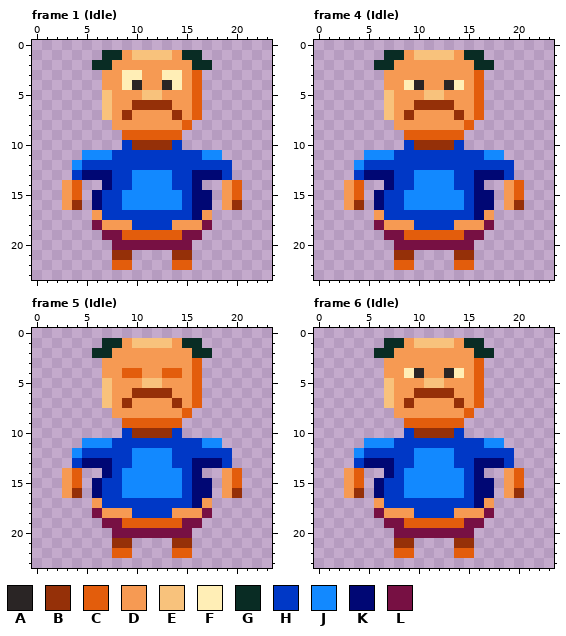
One commit to this pixel-art file: assets/images/sink_fat_man.aseprite. That is the earlier state.
24x24 pixels, 50 frames. Shown: frame 1 (Idle), frame 4 (Idle), frame 5 (Idle), frame 6 (Idle). The commit also changed other frames, which this record leaves out.
Visible layers, top first: "Layer 1", "Clothes", "Body".
Palette (. is transparent): A #2a2525  B #953008  C #e35d0c  D #f69a53  E #f8c27c  F #ffeeb6  G #092c24  H #0038c6  J #1289ff  K #000774  L #771043
Pixels before, frame 1 (Idle), first column x 3:
 1 ....GGDEEEEDGG....
 2 ...GGDDDDDDDDGG...
 3 ....DDFFDDFFDC....
 4 ....DDFADDAFDC....
 5 ....EDDDEEDDDC....
 6 ....EDDBBBBDDC....
 7 ....EDBDDDDBDC....
 8 .....DDDDDDDC.....
 9 ......CCCCCC......
10 ......HBBBBH......
11 ..JJJHHHHHHHHHJJ..
12 .JHHHHHHHHHHHHHHH.
13 .HKKKHHJJJJHHKKKH.
14 DC..KHHJJJJHHK..DC
15 DC.KHHJJJJJJHKK.DC
16 DB.KHHJJJJJJHKK.DB
17 ...DHHHHHHHHHKD...
18 ...LDDDHHHHDDDL...
19 ....LLCCCCCCLL....
20 .....LLLLLLLL.....
21 .....BB....BB.....
22 .....CC....CC.....
Pixels before, frame 4 (Idle), first column x 3:
 1 ....GGDEEEEDGG....
 2 ...GGDDDDDDDDGG...
 3 ....DDDDDDDDDC....
 4 ....DDFADDAFDC....
 5 ....EDDDEEDDDC....
 6 ....EDDBBBBDDC....
 7 ....EDBDDDDBDC....
 8 .....DDDDDDDC.....
 9 ......CCCCCC......
10 ......HBBBBH......
11 ..JJJHHHHHHHHHJJ..
12 .JHHHHHHHHHHHHHHH.
13 .HKKKHHJJJJHHKKKH.
14 DC..KHHJJJJHHK..DC
15 DC.KHHJJJJJJHKK.DC
16 DB.KHHJJJJJJHKK.DB
17 ...DHHHHHHHHHKD...
18 ...LDDDHHHHDDDL...
19 ....LLCCCCCCLL....
20 .....LLLLLLLL.....
21 .....BB....BB.....
22 .....CC....CC.....
Pixels before, frame 5 (Idle), first column x 3:
 1 ....GGDEEEEDGG....
 2 ...GGDDDDDDDDGG...
 3 ....DDDDDDDDDC....
 4 ....DDCCDDCCDC....
 5 ....EDDDEEDDDC....
 6 ....EDDBBBBDDC....
 7 ....EDBDDDDBDC....
 8 .....DDDDDDDC.....
 9 ......CCCCCC......
10 ......HBBBBH......
11 ..JJJHHHHHHHHHJJ..
12 .JHHHHHJJJJHHHHHH.
13 .HKKKHHJJJJHHKKKH.
14 DC..KHJJJJJJHK..DC
15 DC.KHHJJJJJJHKK.DC
16 DB.KHHJJJJJJHKK.DB
17 ...DHHHHHHHHHKD...
18 ...LDDDHHHHDDDL...
19 ....LLCCCCCCLL....
20 .....LLLLLLLL.....
21 .....BB....BB.....
22 .....CC....CC.....
Pixels before, frame 6 (Idle), first column x 3:
 1 ....GGDEEEEDGG....
 2 ...GGDDDDDDDDGG...
 3 ....DDDDDDDDDC....
 4 ....DDFADDAFDC....
 5 ....EDDDEEDDDC....
 6 ....EDDBBBBDDC....
 7 ....EDBDDDDBDC....
 8 .....DDDDDDDC.....
 9 ......CCCCCC......
10 ......HBBBBH......
11 ..JJJHHHHHHHHHJJ..
12 .JHHHHHJJJJHHHHHH.
13 .HKKKHHJJJJHHKKKH.
14 DC..KHJJJJJJHK..DC
15 DC.KHHJJJJJJHKK.DC
16 DB.KHHJJJJJJHKK.DB
17 ...DHHHHHHHHHKD...
18 ...LDDDHHHHDDDL...
19 ....LLCCCCCCLL....
20 .....LLLLLLLL.....
21 .....BB....BB.....
22 .....CC....CC.....
The result:
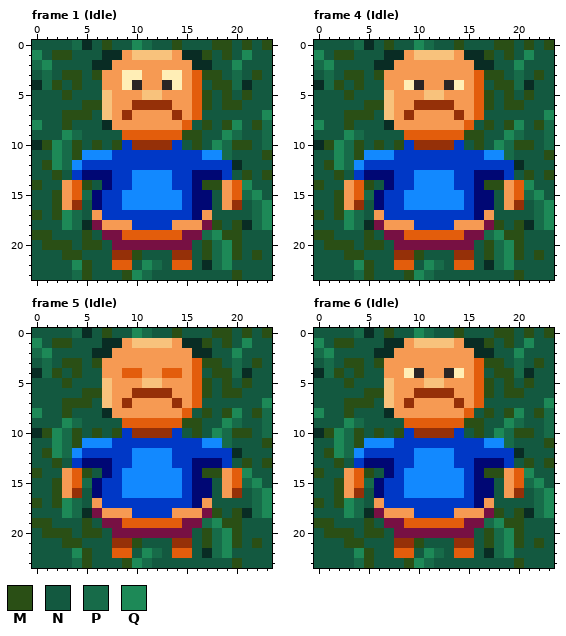
Colours new in this view: M #2a4f15  N #135940  P #176b49  Q #1d8957
Diff:
layer "Background" now shown
Frame 1 (Idle), layer "Background":
The author put colour G in row 0 at x 5; in row 4 at x 0 and 21; in row 8 at x 7; in row 10 at x 0; in row 12 at x 20; in row 18 at x 5 and 21.
The author put colour G in row 22 at x 17.
The author put colour M in row 0 at x 7, 14, 18 to 19, 21 and 23; in row 1 at x 2 to 3, 17 and 19; in row 3 at x 3 to 4, 6, 17 to 18 and 22; in row 4 at x 2, 4 and 18 to 19; in row 5 at x 3, 17, 19 and 21; in row 6 at x 5 to 6, 17 and 19 to 20.
The author put colour M in row 7 at x 3 to 5; in row 8 at x 3, 17, 19 and 22; in row 9 at x 15 to 16; in row 10 at x 1, 4, 6, 8, 16 and 20 to 21; in row 11 at x 4 and 23; in row 12 at x 1.
The author put colour M in row 13 at x 2, 21 and 23; in row 14 at x 0, 5 and 17 to 18; in rows 15 to 16 at x 2; in row 17 at x 0 and 2; in row 18 at x 18 and 20; in row 19 at x 0 to 1, 5 and 19 to 20.
The author put colour M in row 20 at x 1 to 3, 5 to 6, 17 and 20; in row 21 at x 3 to 4, 10, 17, 20 and 22; in row 22 at x 5; in row 23 at x 5, 9 and 20.
The author put colour N in row 0 at x 0 to 3, 6, 8 to 9, 12 to 13, 15 to 17, 20 and 22; in row 1 at x 1, 4 to 6, 18, 20 and 22 to 23; in row 2 at x 2 to 5, 18 to 19 and 21 to 23; in row 3 at x 0, 2, 5, 19, 21 and 23; in row 4 at x 3, 5 to 6, 17 and 22 to 23; in row 5 at x 0 to 2, 4 to 6, 18, 20 and 22 to 23.
The author put colour N in row 6 at x 0 to 4, 18 and 21 to 23; in row 7 at x 0 to 2, 6 and 17 to 22; in row 8 at x 1 to 2, 4 to 6, 16, 18 and 21; in row 9 at x 0 to 2, 5 to 8, 17 to 18 and 21 to 22; in row 10 at x 5, 7, 15, 17 and 22; in row 11 at x 0 to 1 and 20 to 22.
The author put colour N in row 12 at x 0 and 21 to 23; in row 13 at x 0 to 1, 3, 20 and 22; in row 14 at x 1 to 2, 6 and 22 to 23; in row 15 at x 0 to 1, 18 and 23; in row 16 at x 0 to 1, 5, 18 and 21; in row 17 at x 1, 5 and 18 to 21.
The author put colour N in row 18 at x 0 to 2 and 19; in row 19 at x 2 to 4, 6 and 21 to 23; in row 20 at x 0, 4, 7, 16 and 21 to 23; in row 21 at x 0 to 2, 5 to 7, 11 to 13, 16, 21 and 23; in row 22 at x 0 to 3, 6 to 7, 10, 13, 16 and 20 to 23; in row 23 at x 0 to 3, 6 to 8, 12 to 19 and 21 to 23.
The author put colour P in row 0 at x 4 and 11; in row 2 at x 0; in rows 3 to 4 at x 1 and 20; in row 8 at x 23; in row 9 at x 4, 20 and 23; in row 10 at x 3, 19 and 23.
The author put colour P in row 11 at x 3 and 19; in row 12 at x 3; in row 15 at x 5 and 21; in row 16 at x 22; in rows 17 to 18 at x 4 and 22; in row 19 at x 17.
The author put colour P in rows 20 to 21 at x 18; in row 22 at x 12 and 18; in row 23 at x 4 and 11.
The author put colour Q in row 0 at x 10; in row 1 at x 0 and 21; in row 2 at x 1 and 20; in row 7 at x 23; in row 8 at x 0 and 20; in row 9 at x 3 and 19.
The author put colour Q in row 10 at x 2 and 18; in rows 11 to 12 at x 2; in row 14 at x 21; in row 15 at x 22; in row 16 at x 23; in rows 17 to 18 at x 3 and 23.
The author put colour Q in row 19 at x 18; in rows 20 to 21 at x 19; in row 22 at x 4, 11 and 19; in row 23 at x 10.
Frame 4 (Idle), layer "Background": the same change as frame 1 (Idle)
Frame 5 (Idle), layer "Background": the same change as frame 1 (Idle)
Frame 6 (Idle), layer "Background": the same change as frame 1 (Idle)
Pixel boxes of the changes (left, top, right, bottom) in both pictures:
added: (32, 40, 272, 280)
added: (314, 40, 554, 280)
added: (32, 328, 272, 568)
added: (314, 328, 554, 568)
